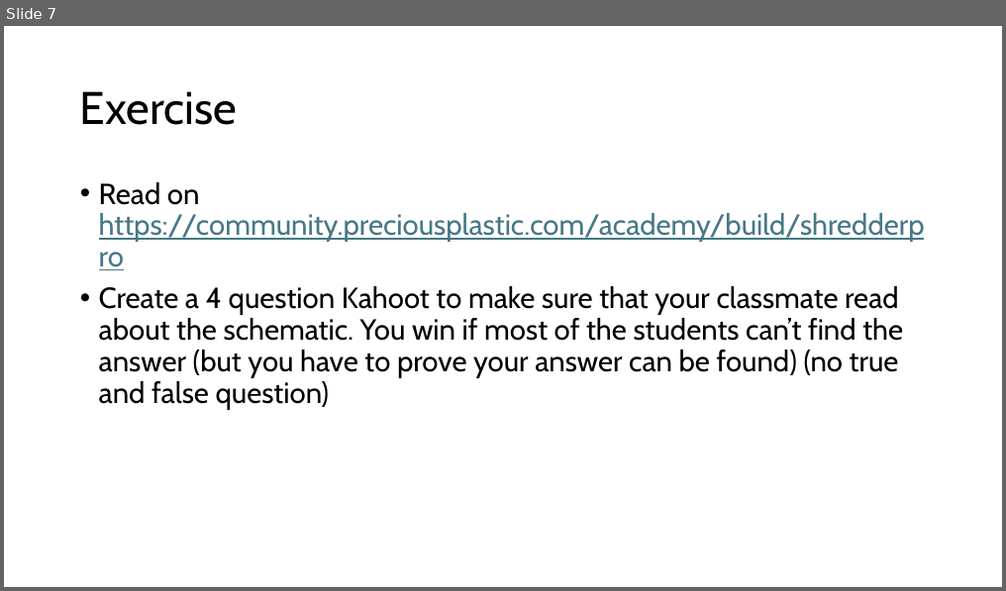
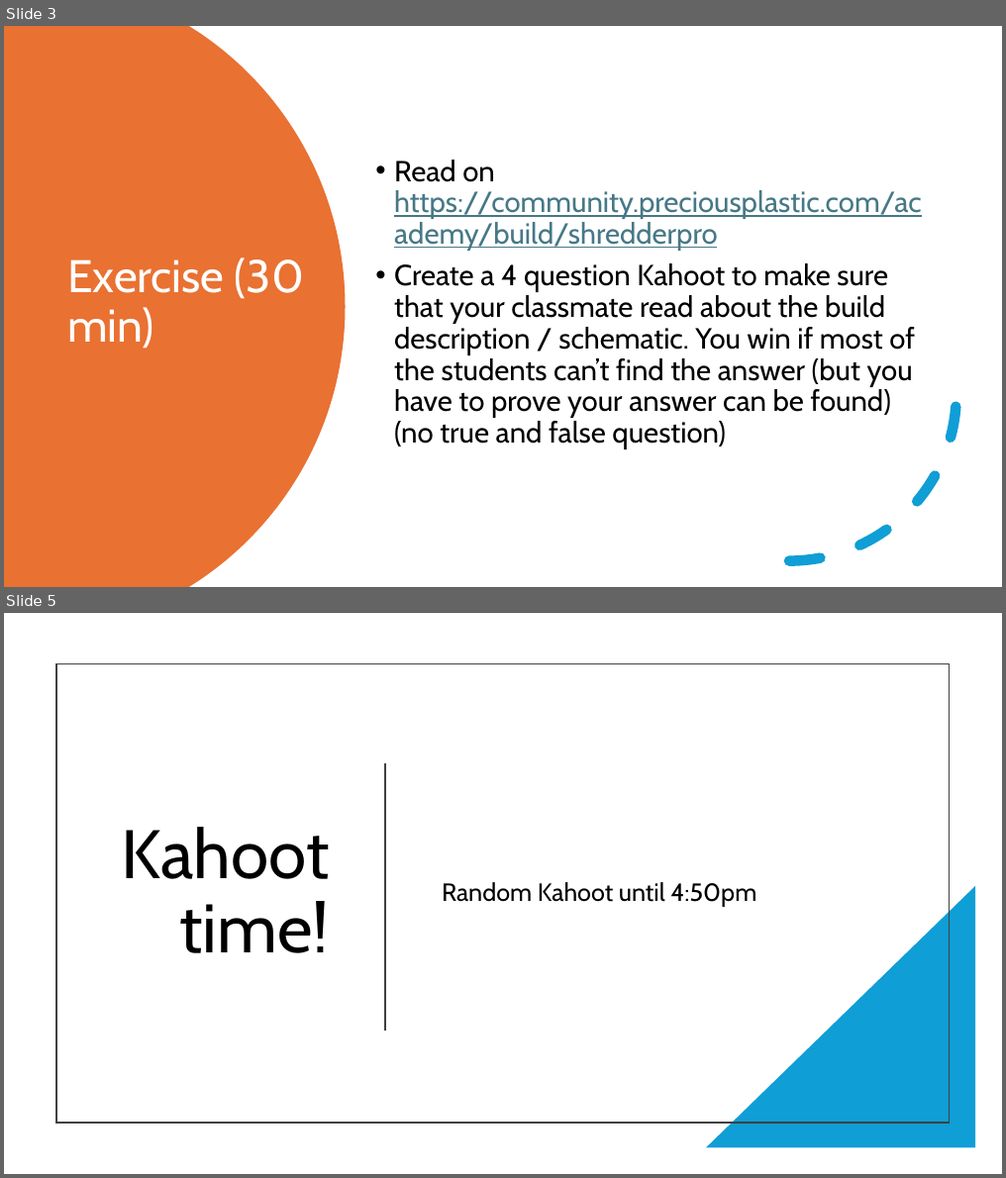
Before and after one commit to JLNU-EETC3433/courseware, a slide deck: 20241101-lesson6.pptx. Shown one above the other, each under a label of ours: slide 7 before the commit, slides 3 and 5 after it; the slides between them are not shown. The pictures are 1006x591 and 1006x1178 pixels, drawn with LibreOffice and Linux fonts; fonts in the diff are those of the drawing. Boxes give left, top, right and bottom in pixels: in the first picture for what was removed or moved away, otherwise in the second. Text is boxed around its words. In the diff, an @@ line names an element or a change of style, - is before the commit and + after.

```diff
--- a/20241101-lesson6.pptx
+++ b/20241101-lesson6.pptx
@@ slide 5 added at (4, 613, 1002, 1174), background #FFFFFF @@
@@ rectangle added at (56, 663, 949, 1123), outline #404040 1.5 pt @@
@@ line added from (385, 765) to (385, 1030), #404040 1.5 pt @@
@@ title added at (122, 827, 330, 954), 66 pt, text #000000 @@
+Kahoot time!
@@ text added at (442, 882, 756, 907), 24 pt, text #000000 @@
+Random Kahoot until 4:50pm
@@ right triangle added at (706, 886, 976, 1149), fill #0F9ED5 @@
@@ what was slide 7 is now slide 3 @@
@@ slide 3 changed as well @@
@@ freeform shape added at (4, 26, 346, 587), fill #E97132 @@
@@ text "Read on https://community.preciousplastic.com/academy/build/ ...": place and size @@
-text "Read on https://community.preciousplastic.com/academy/build/ ..." at (99, 182, 925, 410)
+text "Read on https://community.preciousplastic.com/academy/build/ ..." at (394, 160, 922, 450)
@@ text "Read on https://community.preciousplastic.com/academy/build/ ..." at (394, 160, 922, 450): vertical alignment top to middle @@
@@ arc (boxed as its full ellipse) added at (623, 227, 957, 562), outline #0F9ED5 10 pt dashed @@
@@ title at (67, 258, 304, 349): text changed; text colour #000000 to #FFFFFF @@
-Exercise
+Exercise (30 min)
@@ text at (394, 264, 915, 450): text changed @@
-• Create a 4 question Kahoot to make sure that your classmate read about the schematic. You win if most of the students can’t find the answer (but you have to prove your answer can be found) (no true and false question)
+• Create a 4 question Kahoot to make sure that your classmate read about the build description / schematic. You win if most of the students can’t find the answer (but you have to prove your answer can be found) (no true and false question)
```
Also in this commit, not shown: 1 other slide changed, 3 other slides added, 6 slides removed.
